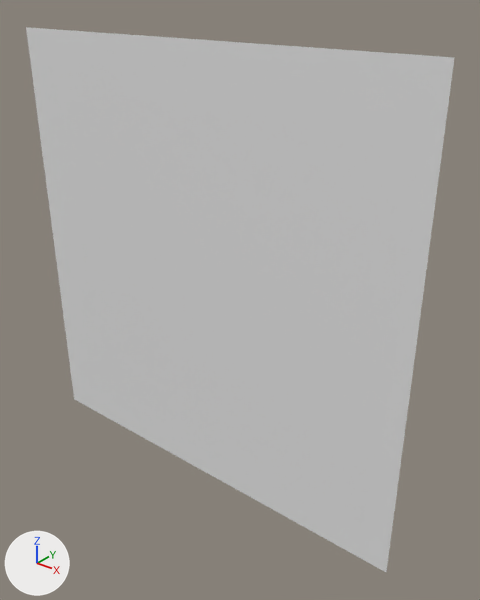
The OBJ model DontEatMyTreasure/Assets/Tiled2Unity/Meshes/dungeon1.obj: old version first, new version second.
The view is the same before and after, from a camera (50 mm lens) standing at (276.0, -691.0, 73.0) and looking at (-304.0, 34.0, -377.0). The axes (+X, +Y, +Z) are drawn at lower left. The lights are the same throughout. Where no turn or scale is listed for an object, it has been applied to the vertices.

The scene before the commit, as lines of its bpy script (objects in view):
```python
me_dungeon1 = bpy.data.meshes.new('dungeon1')
me_dungeon1.from_pydata(...)  # 961 vertices, 900 faces; spans x -720.0..0.0, y 0.0, z -720.0..0.0
ob_dungeon1 = bpy.data.objects.new('dungeon1', me_dungeon1)
ob_dungeon1.location = (0.0, 0.0, 0.0)
```
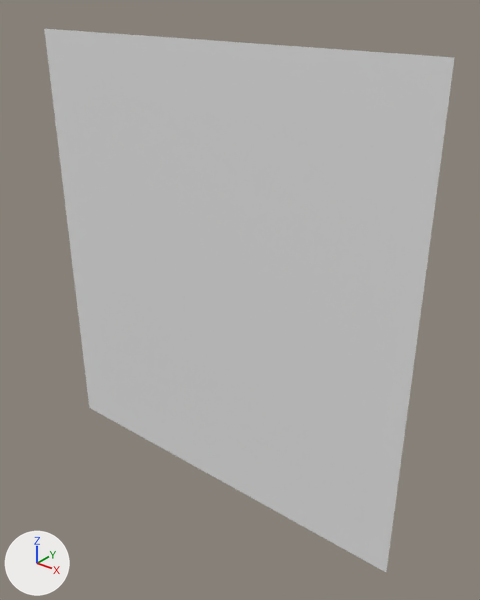
Where the change shows, as pixel boxes (x1, y1, x2, y2) in the pictures (480 x 600 px):
'dungeon1', reshaped: before (26, 27, 455, 572); after (44, 29, 455, 572)
part 1 of me_dungeon1, deleted: before (26, 27, 89, 407)

Diff of the bpy script that builds the scene:
```diff
--- a/DontEatMyTreasure/Assets/Tiled2Unity/Meshes/dungeon1.obj.py
+++ b/DontEatMyTreasure/Assets/Tiled2Unity/Meshes/dungeon1.obj.py
@@ me_dungeon1 @@
 # used by ob_dungeon1; location = (0.0, 0.0, 0.0)
-me_dungeon1.from_pydata(...)  # 961 vertices, 900 faces; spans x -720.0..0.0, y 0.0, z -720.0..0.0
+me_dungeon1.from_pydata(...)  # 899 vertices, 840 faces; spans x -672.0..0.0, y 0.0, z -720.0..0.0
+# me_dungeon1 part 1
+# 62 vertices are removed from x -720.0..-696.0, y 0.0, z -720.0..0.0
+# 60 faces are deleted
```
